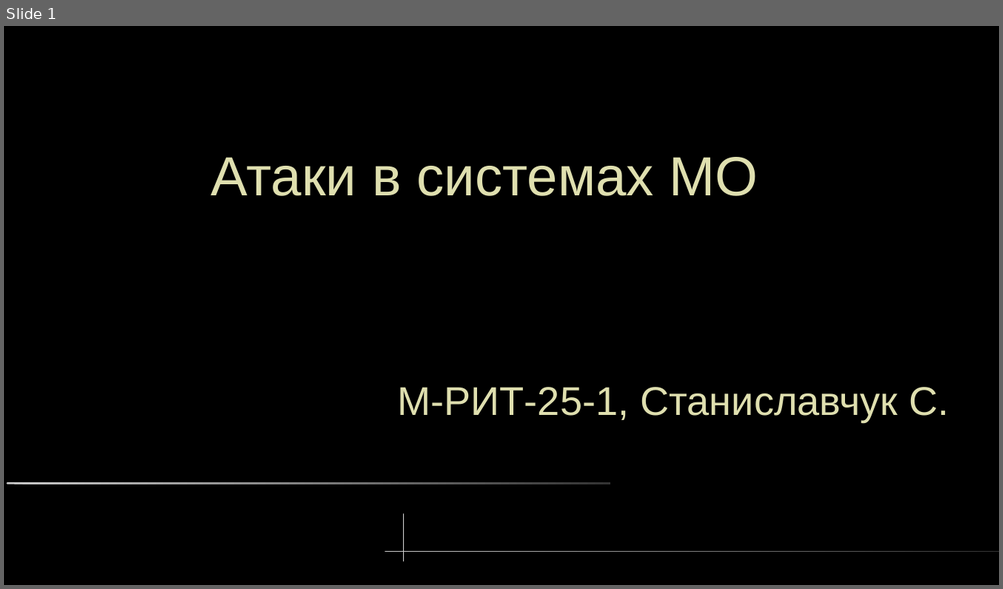
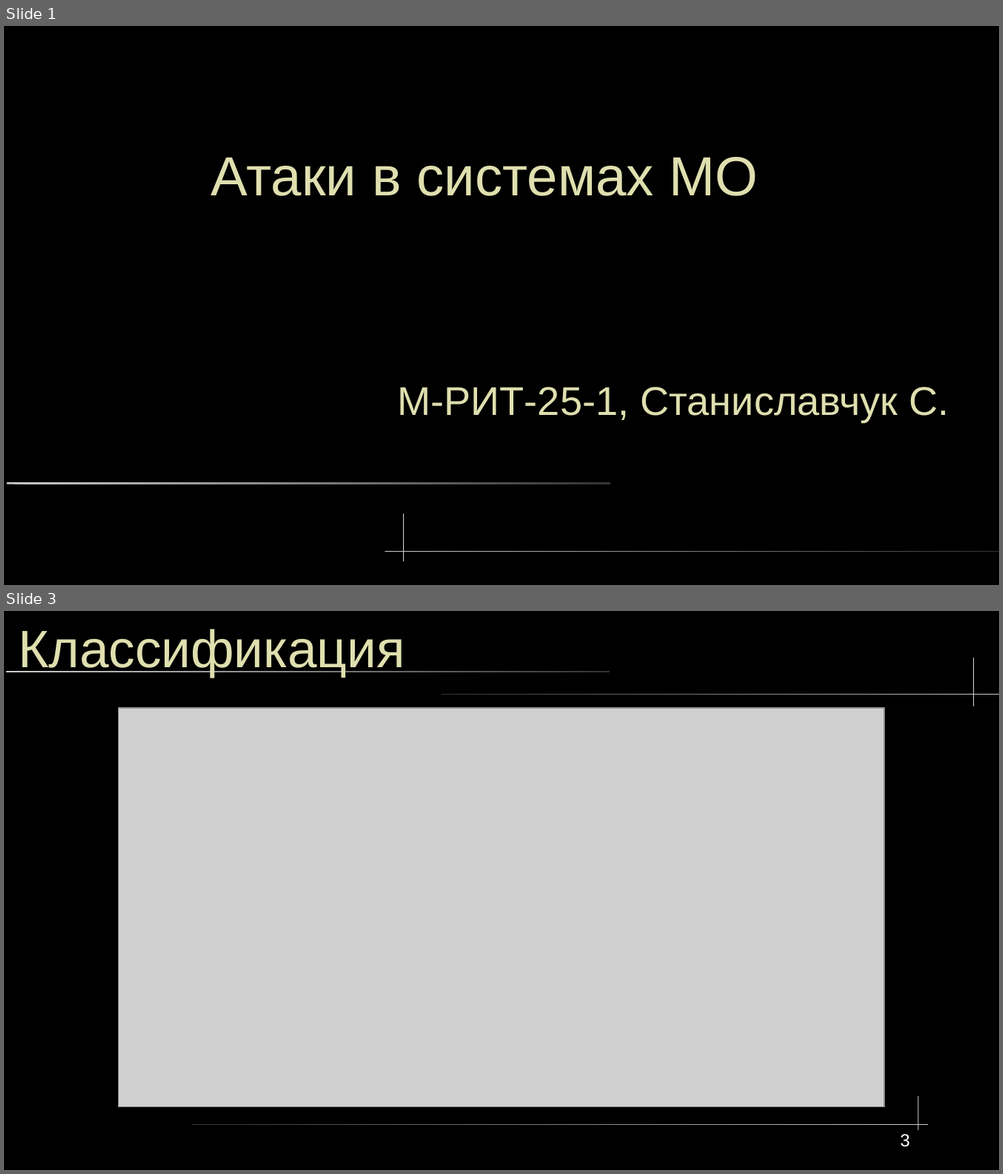
Before and after one commit to lxvevery1/LSTU_MAG, a slide deck: 5_1/ML/lab/coursework/presentation/ProjectOrg.odp. Shown one above the other, each under a label of ours: slide 1 before the commit, slides 1 and 3 after it; the slides between them are not shown. The pictures are 1003x589 and 1003x1174 pixels, drawn with LibreOffice and Linux fonts; fonts in the diff are those of the drawing; grey boxes stand for pictures. Boxes give left, top, right and bottom in pixels: in the first picture for what was removed or moved away, otherwise in the second. Text is boxed around its words. In the diff, an @@ line names an element or a change of style, - is before the commit and + after.

```diff
--- a/5_1/ML/lab/coursework/presentation/ProjectOrg.odp
+++ b/5_1/ML/lab/coursework/presentation/ProjectOrg.odp
@@ slide 3 added at (4, 611, 999, 1170), background #000000 @@
@@ title added at (18, 629, 405, 677), 42 pt, text #DFDFAF @@
+Классификация
@@ rounded rectangle added at (5, 670, 609, 672), fill gradient #CCCCCC to #333333 @@
@@ freeform shape added at (973, 658, 974, 706), fill #CCCCCC @@
@@ rounded rectangle added at (441, 694, 999, 695), fill gradient #333333 to #CCCCCC @@
@@ picture added at (119, 707, 884, 1108) @@
@@ freeform shape added at (917, 1096, 918, 1130), fill #CCCCCC @@
@@ rounded rectangle added at (192, 1125, 928, 1125), fill gradient #333333 to #CCCCCC @@
@@ page number added at (900, 1134, 910, 1147), 14 pt, text #FFFFFF @@
+3
```
Also in this commit, not shown: 2 slides changed, 12 other slides added, 6 slides removed, 4 other files.
